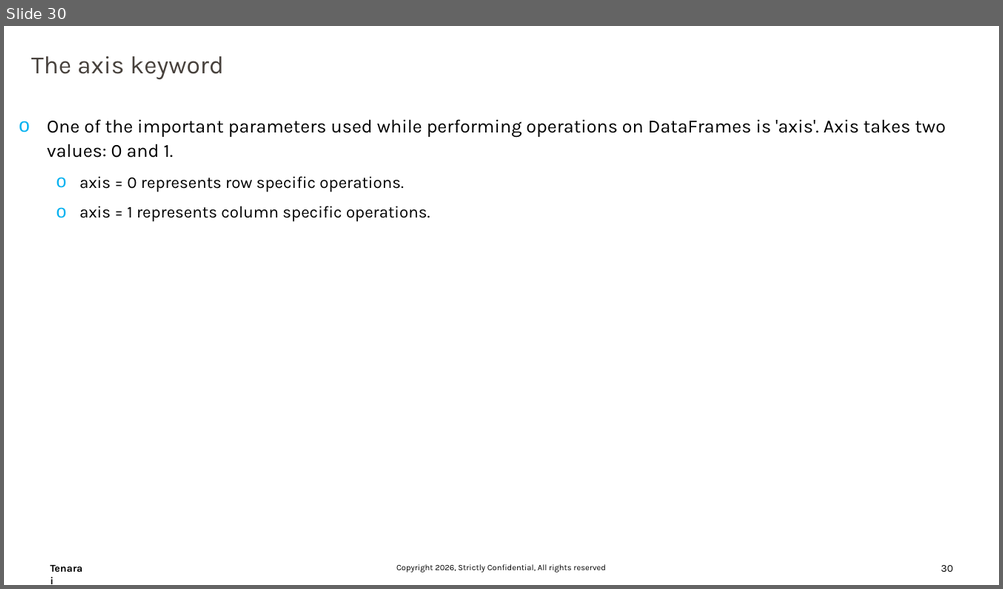
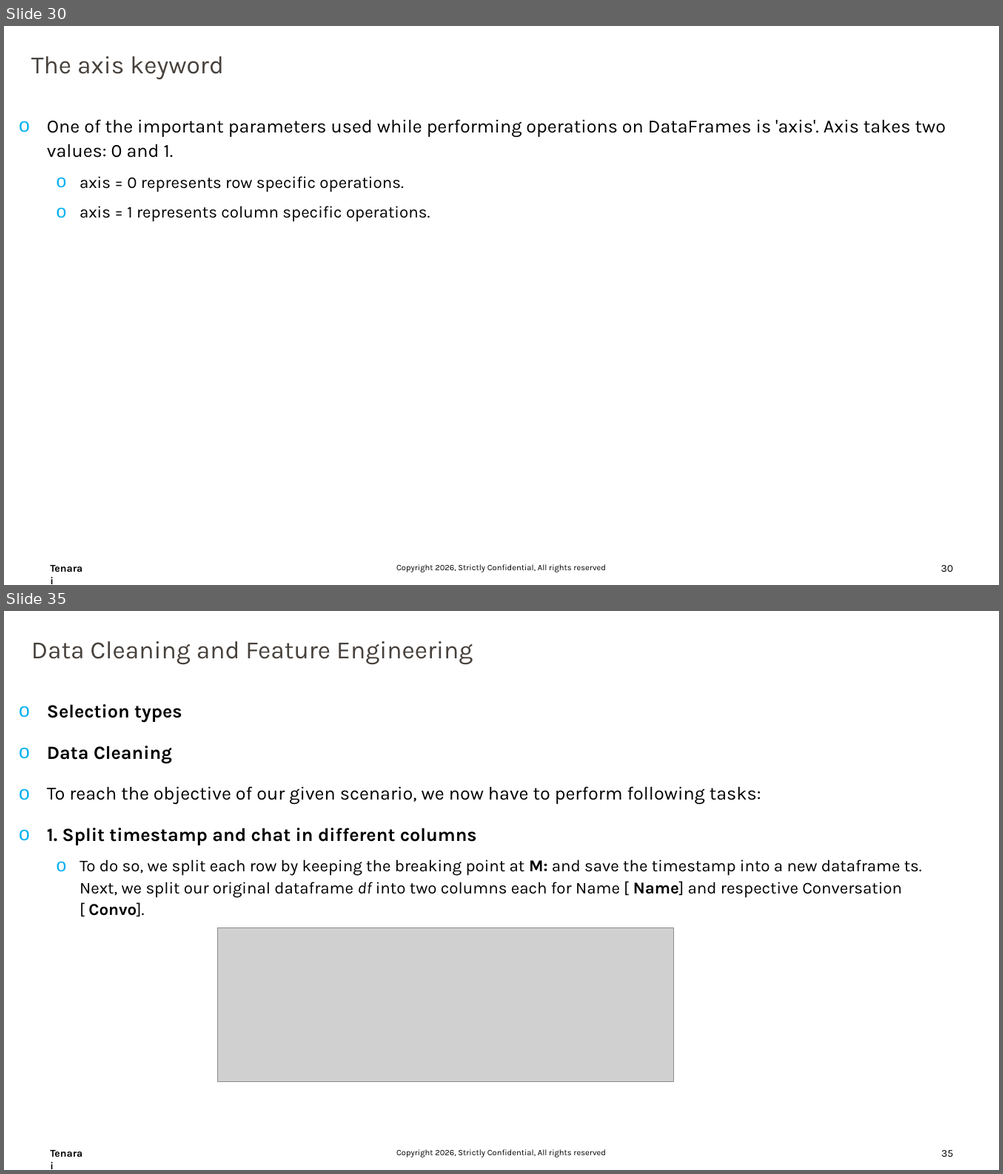
Before and after one commit to trivedi-ashutosh2013/Training_Content, a slide deck: Numpy/DataScience_Part02.pptx. Shown one above the other, each under a label of ours: slide 30 before the commit, slides 30 and 35 after it; the slides between them are not shown. The pictures are 1003x589 and 1003x1174 pixels, drawn with LibreOffice and Linux fonts; fonts in the diff are those of the drawing; grey boxes stand for pictures; background and template pictures are left out. Boxes give left, top, right and bottom in pixels: in the first picture for what was removed or moved away, otherwise in the second. Text is boxed around its words. In the diff, an @@ line names an element or a change of style, - is before the commit and + after.

```diff
--- a/Numpy/DataScience_Part02.pptx
+++ b/Numpy/DataScience_Part02.pptx
@@ slide 35 added at (4, 611, 999, 1170), background #FFFFFF; not listed: 3 template elements that a slide beside it also shows @@
@@ text added at (31, 641, 472, 665), 24 pt, text #47413C @@
+Data Cleaning and Feature Engineering
@@ text added at (47, 704, 922, 917), 16 pt, text #000000 @@
+o Selection types
+o Data Cleaning
+o To reach the objective of our given scenario, we now have to perform following tasks:
+o 1. Split timestamp and chat in different columns
+  o To do so, we split each row by keeping the breaking point at M: and save the timestamp into a new dataframe ts. Next, we split our original dataframe df into two columns each for Name [ Name] and respective Conversation [ Convo].
@@ picture added at (217, 928, 673, 1082) @@
```
Also in this commit, not shown: 8 other slides added, 1 slide removed.
